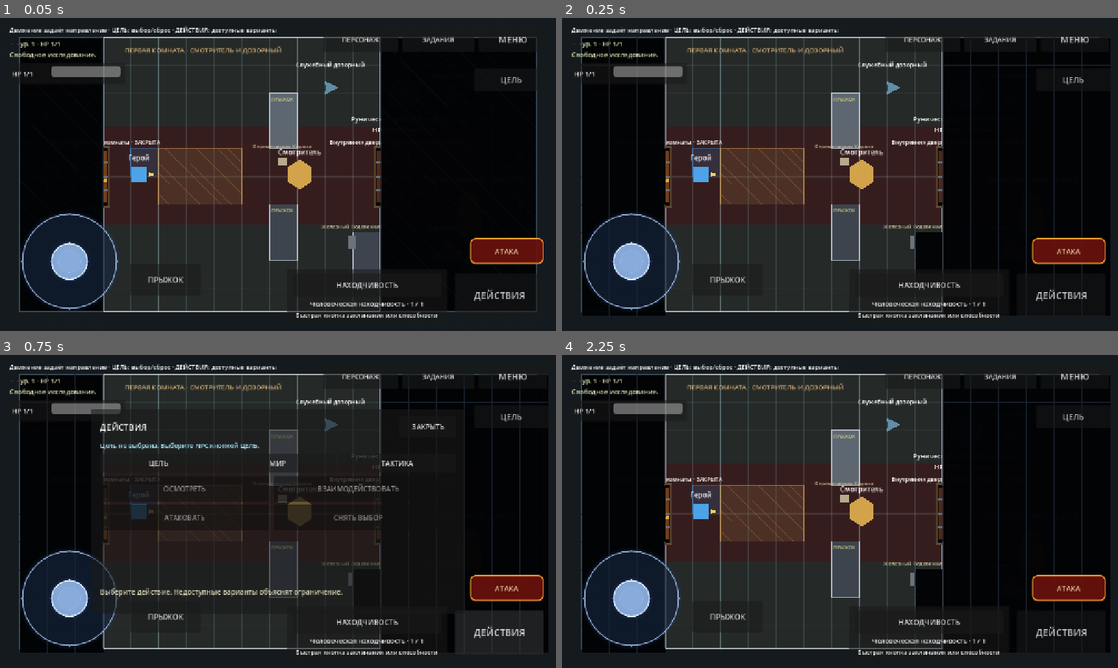
Above: before the commit, frames 1-4 (two rows, left to right).
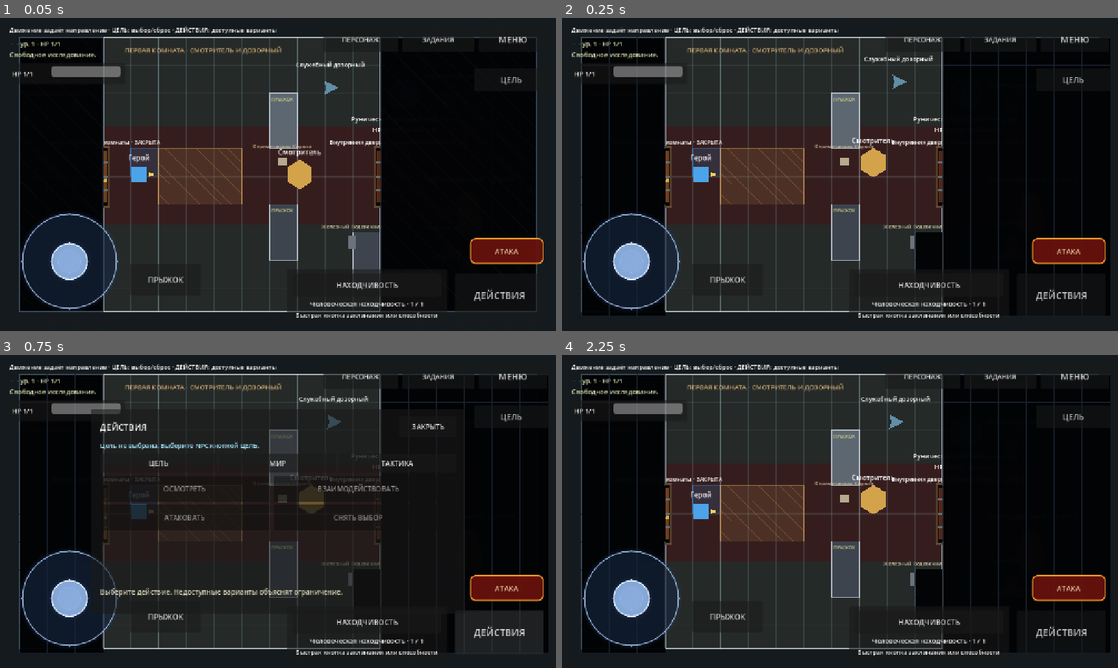
Above: after the commit, the same moments.

Repository: eretenkodaniil16-rgb/rpg-project
Game: Godot game, scene res://scenes/game/game.tscn
Two runs of this game, one before a commit and one after it. Both use one fixed random seed, a clock stepped at 60 frames per second and the inputs below. This scene is started directly instead of the project's main scene.
Inputs:
- Up to frame 1 (0.05 s): no input
- Up to frame 2 (0.25 s): no input
- Up to frame 3 (0.75 s): click "ДЕЙСТВИЯ" at 0.5 s
- Up to frame 4 (2.25 s): click "МЕНЮ" at 1.25 s; click "ПРОДОЛЖИТЬ" at 2 s

Frame 1 is identical in both runs. In frame 2, 1.0% of the frame differs, in the area x 50-67%, y 12-55%; in frame 3, 0.7%; in frame 4, 0.9%.

Commit message:
fix(save): allow early new-game saves but protect loaded worlds

Diff:
--- a/scripts/game/world_snapshot_readiness_guard.gd
+++ b/scripts/game/world_snapshot_readiness_guard.gd
@@ -10,6 +10,11 @@
 
 
 func can_capture_stable_world_state() -> bool:
+	var snapshot: Dictionary = GameState.call("get_world_snapshot") as Dictionary if GameState.has_method("get_world_snapshot") else {}
+	var entities_value: Variant = snapshot.get("entities", {})
+	var loaded_world_exists: bool = int(snapshot.get("captured_at_unix", 0)) > 0 or (entities_value is Dictionary and not (entities_value as Dictionary).is_empty())
+	if not loaded_world_exists:
+		return true
 	if not is_instance_valid(_controller):
 		_controller = get_parent().get_node_or_null("WorldStateNpcNavigationController") as WorldStateNpcNavigationController
 	return is_instance_valid(_controller) and bool(_controller.get("_restored")) and not bool(_controller.get("_restore_running"))
